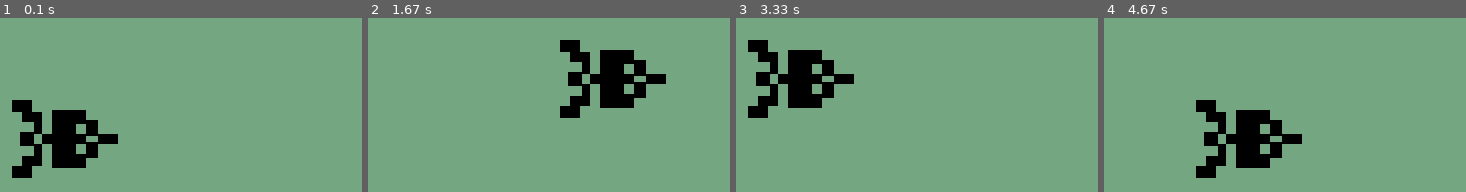
Above: before the commit, frames 1-4 (left to right).
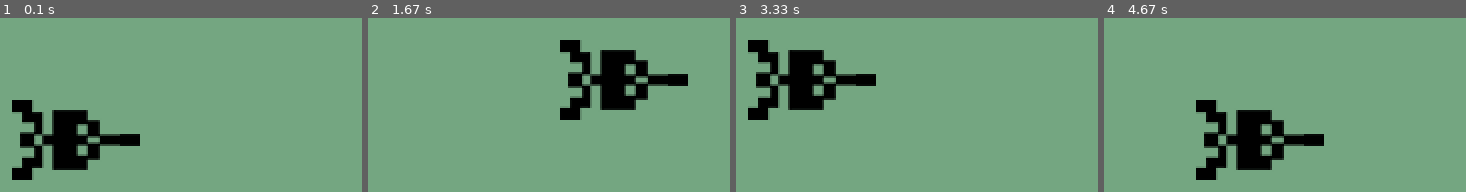
Above: after the commit, the same moments.

Repository: eric3119/SpaceImpact-Pygame
Game: pygame game, started from main.py
Same seed, same stepped clock (60 frames per second), same inputs: the game is played once before the commit and once after it.
Inputs:
- Up to frame 1 (0.1 s): no input
- Up to frame 2 (1.67 s): hold Right 0.33-0.8 s; hold Up 0.83-1.13 s; hold Right 1.17-1.63 s
- Up to frame 3 (3.33 s): hold Left 1.67-2.2 s; hold Down 2.23-2.53 s; hold Left 2.57-2.97 s; hold Up from 3 s (still down)
- Up to frame 4 (4.67 s): release Up at 3.37 s; hold Right 3.4-4.03 s; hold Down 4.07-4.43 s; hold Left from 4.47 s (still down)

The runs differ from the first frame. In frame 1, 2.1% of the frame differs, in the area x 3-39%, y 47-94%; in frame 2, 2.1%; in frame 3, 2.1%; in frame 4, 2.1%.

Commit message:
shot position set

Diff:
--- a/main.py
+++ b/main.py
@@ -1,12 +1,15 @@
 #!/usr/bin/env python
-__author__    = "$Author: DR0ID $"
-__version__   = "$Revision: 112 $"
-__date__      = "$Date: 2007-04-03 18:09:43 +0200 (Di, 03 Apr 2007) $"
-__license__   = 'public domain'
-__copyright__ = "DR0ID (c) 2007   http://mypage.bluewin.ch/DR0ID"
+
+import pygame
+
+class Shot(object):
+    """docstring for Shot"""
 
 
-import pygame
+    def __init__(self, arg):
+        super(Shot, self).__init__()
+        self.arg = arg
+
 
 def main():
 
@@ -16,7 +19,7 @@
     # load and set the logo
     logo = pygame.image.load("logo32x32.png")
     pygame.display.set_icon(logo)
-    pygame.display.set_caption("movement")
+    pygame.display.set_caption("Space Impact")
 
     # create a surface on screen that has the size of 240 x 180
     screen_width = 480
@@ -24,9 +27,10 @@
     screen = pygame.display.set_mode((screen_width, screen_height))
 
     # load image (it is in same directory)
-    image = pygame.image.load("spaceship.png")
+    ship = pygame.image.load("spaceship.png")
+    shot = pygame.image.load("shot.png")
     # set the colorkey, so the pink border is not visible anymore
-    image.set_colorkey((255,0,255))
+    ship.set_colorkey((255,0,255))
     # set the alpha value to 128 (0 fully transparent, 255 opaque)
 
     #bgd_image = pygame.image.load("background.png")
@@ -46,7 +50,7 @@
     step_y = 5
 
     # and blit it on screen
-    screen.blit(image, (xpos, ypos))
+    screen.blit(ship, (xpos, ypos))
 
     # update the screen to make the changes visible (fullscreen update)
     pygame.display.flip()
@@ -123,7 +127,8 @@
         # first erase the screen (just blit the background over anything on screen)
      #   screen.blit(bgd_image, (0,0))
         # now blit the smily on screen
-        screen.blit(image, (xpos, ypos))
+        screen.blit(ship, (xpos, ypos))
+        screen.blit(shot, (xpos+54, ypos+17))
         # and update the screen (dont forget that!)
         pygame.display.flip()
 
Binary file changed: shot.png
Binary file changed: spaceship.png
